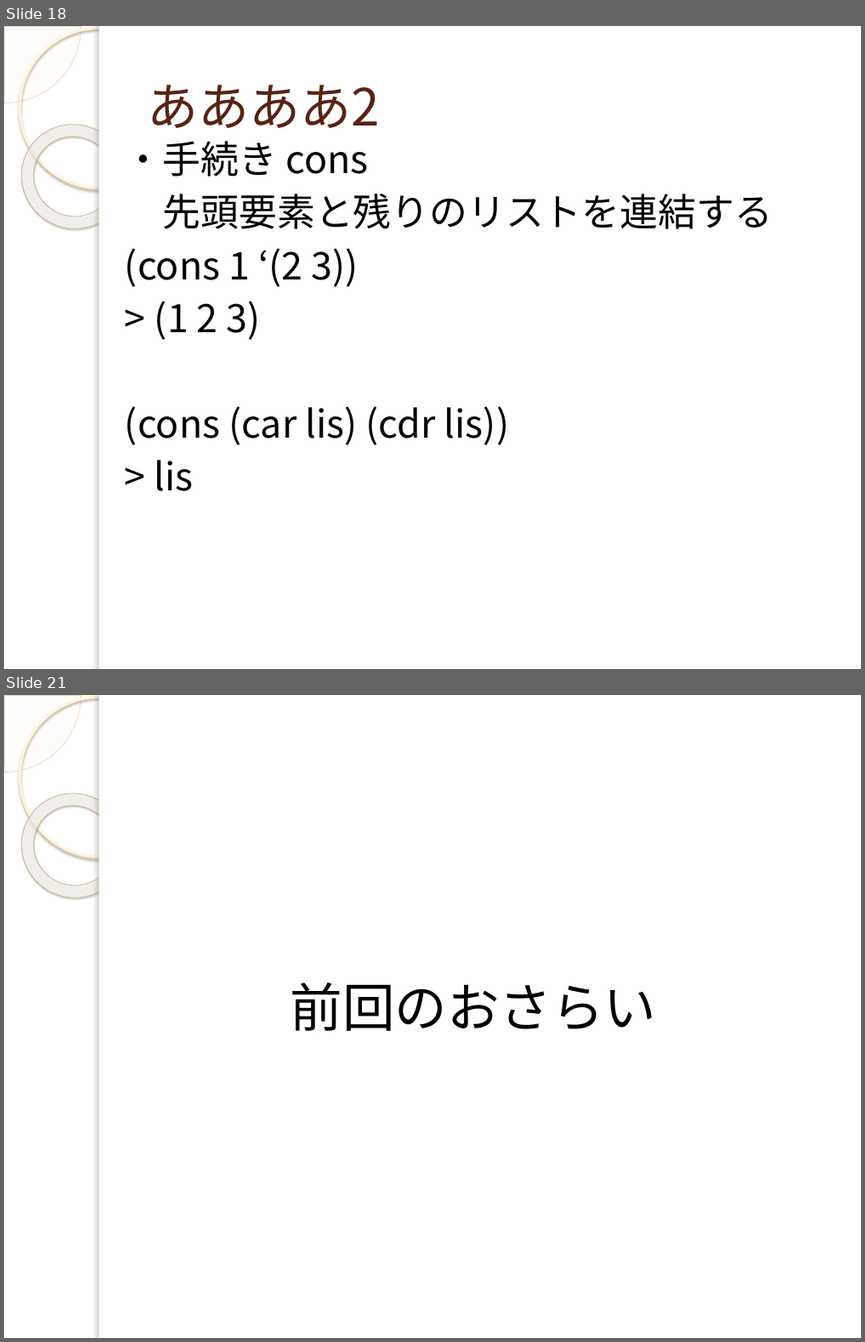
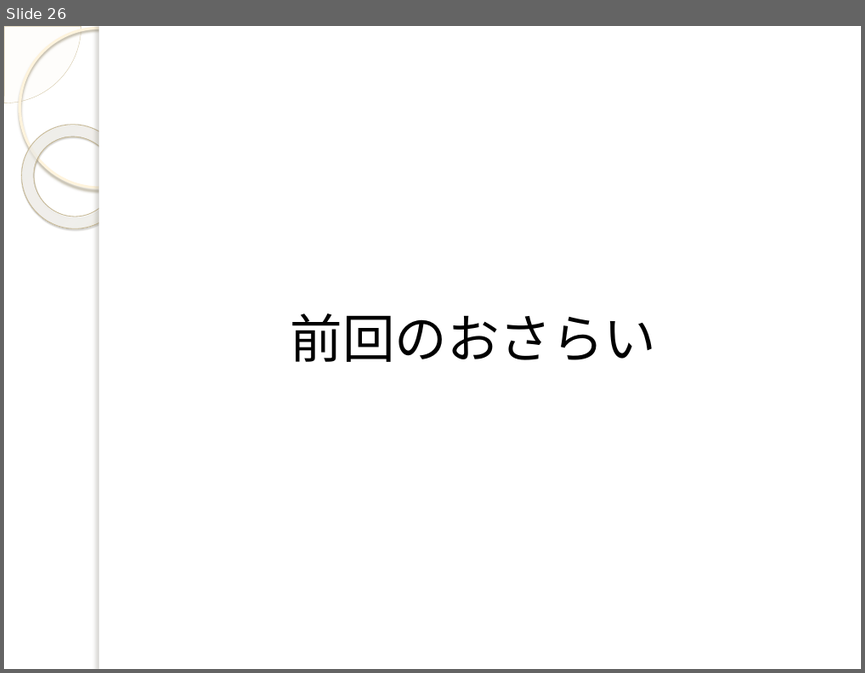
Before and after one commit to yuridonus/FEstudy, a slide deck: scheme.pptx. Shown one above the other, each under a label of ours: slides 18 and 21 before the commit, slide 26 after it; the slides between them are not shown. The pictures are 865x1342 and 865x673 pixels, drawn with LibreOffice and Linux fonts; fonts in the diff are those of the drawing; background and template pictures are left out. Boxes give left, top, right and bottom in pixels: in the first picture for what was removed or moved away, otherwise in the second. Text is boxed around its words. In the diff, an @@ line names an element or a change of style, - is before the commit and + after.

```diff
--- a/scheme.pptx
+++ b/scheme.pptx
@@ slide 18 removed at <box>4,26,861,669</box>, background picture (left out); not listed: 5 template elements that a slide beside it also shows @@
@@ title removed at <box>147,85,380,128</box> @@
-ああああ2
@@ text removed at <box>125,141,772,491</box> @@
-・手続き cons
-先頭要素と残りのリストを連結する
-(cons 1 ‘(2 3))
-> (1 2 3)
-(cons (car lis) (cdr lis))
-> lis
@@ what was slide 21 is now slide 26 @@
```
Also in this commit, not shown: 6 slides changed, 9 slides added, 3 other slides removed.
